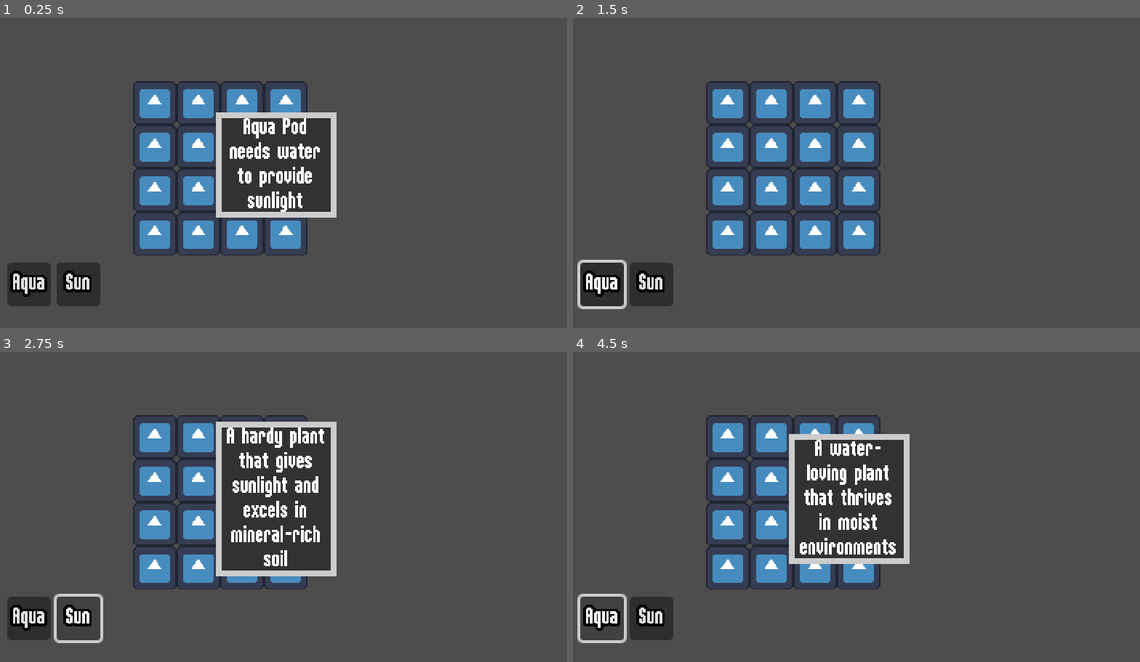
Above: before the commit, frames 1-4 (two rows, left to right).
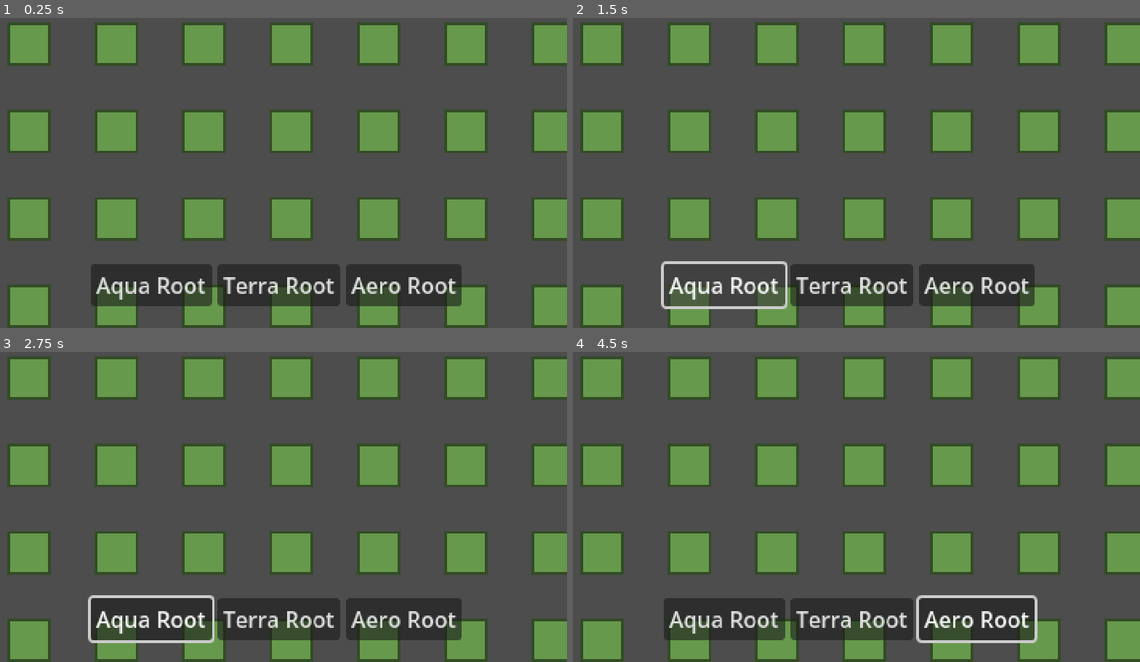
Above: after the commit, the same moments.

Repository: MatheusArCarvalho/another-symbiotic-gardener
Game: Godot game, scene res://scenes/main/main.tscn
Two runs of this game, one before a commit and one after it. Both use one fixed random seed, a clock stepped at 60 frames per second and the inputs below. The engine's default icon, where the game draws it, is replaced by a stand-in: a white triangle on a blue panel in a dark square.
Inputs (mouse positions are in pixels of both pictures, inside the frame that each line leads up to):
- Up to frame 1 (0.25 s): no input
- Up to frame 2 (1.5 s): click (601, 284) at 0.5 s, where only the run before the commit has a clickable "Aqua"; click (726, 284) at 1.25 s, where only the run after the commit has a clickable "Aqua Root"
- Up to frame 3 (2.75 s): click (79, 618) at 2 s, where only the run before the commit has a clickable "Sun"
- Up to frame 4 (4.5 s): click (850, 618) at 2.75 s, where only the run after the commit has a clickable "Terra Root"; click (975, 618) at 3.5 s, where only the run after the commit has a clickable "Aero Root"; click (601, 618) at 4.25 s, where only the run before the commit has a clickable "Aqua"

The runs differ from the first frame. In frame 1, 48% of the frame differs, in the area x 1-100%, y 1-100%; in frame 2, 43%; in frame 3, 49%; in frame 4, 48%.
Error after the commit: Trying to assign value of type 'Button' to a variable of type 'plant_button.gd'. (res://scripts/ui/ui.gd:15)

Commit message:
Refactor scene and script paths, update grid dimensions, and enhance UI elements

Diff:
--- a/project.godot
+++ b/project.godot
@@ -17,7 +17,7 @@
 
 [autoload]
 
-GameManager="*res://scenes/autoloads/game_manager.tscn"
+GameManager="*res://scripts/autoloads/game_manager.gd"
 Loader="*res://scripts/autoloads/loader.gd"
 
 [display]
--- a/scenes/grid/grid.tscn
+++ b/scenes/grid/grid.tscn
@@ -1,9 +1,11 @@
 [gd_scene load_steps=3 format=3 uid="uid://bqjr62grxrr53"]
 
 [ext_resource type="Script" uid="uid://b3wq2wc1b7tlw" path="res://scenes/grid/grid.gd" id="1_x0e5n"]
-[ext_resource type="PackedScene" uid="uid://bawsqcrrnlxlg" path="res://scenes/grid/tile/tile.tscn" id="2_yuyu4"]
+[ext_resource type="PackedScene" uid="uid://c8yxqv4mn7rqn" path="res://scenes/grid/tiles/tile.tscn" id="2_yuyu4"]
 
 [node name="Grid" type="Node2D"]
 script = ExtResource("1_x0e5n")
 tile_scene = ExtResource("2_yuyu4")
-tile_size = 32
+grid_width = 10
+grid_height = 10
+tile_size = 64
--- a/scenes/grid/tile/tile.tscn
+++ /dev/null
@@ -1,19 +0,0 @@
-[gd_scene load_steps=4 format=3 uid="uid://bawsqcrrnlxlg"]
-
-[ext_resource type="Script" uid="uid://byoen5jn4asxj" path="res://scripts/grid/tiles/tile.gd" id="1_r47ly"]
-[ext_resource type="Texture2D" uid="uid://dtpot0hpumnfp" path="res://icon.svg" id="2_aekyo"]
-
-[sub_resource type="RectangleShape2D" id="RectangleShape2D_r47ly"]
-size = Vector2(32, 32)
-
-[node name="Tile" type="Area2D"]
-script = ExtResource("1_r47ly")
-
-[node name="Sprite2D" type="Sprite2D" parent="."]
-scale = Vector2(0.25, 0.25)
-texture = ExtResource("2_aekyo")
-
-[node name="CollisionShape2D" type="CollisionShape2D" parent="."]
-shape = SubResource("RectangleShape2D_r47ly")
-
-[node name="Node2D" type="Node2D" parent="."]
--- /dev/null
+++ b/scenes/grid/tiles/tile.tscn
@@ -0,0 +1,34 @@
+[gd_scene load_steps=4 format=3 uid="uid://c8yxqv4mn7rqn"]
+
+[ext_resource type="Script" uid="uid://byoen5jn4asxj" path="res://scripts/grid/tiles/tile.gd" id="1_tile_script"]
+
+[sub_resource type="StyleBoxFlat" id="StyleBoxFlat_kap3t"]
+bg_color = Color(0.4, 0.6, 0.29803923, 1)
+border_width_left = 2
+border_width_top = 2
+border_width_right = 2
+border_width_bottom = 2
+border_color = Color(0.2, 0.29803923, 0.14901961, 1)
+
+[sub_resource type="RectangleShape2D" id="RectangleShape2D_tile"]
+size = Vector2(32, 32)
+
+[node name="Tile" type="Area2D"]
+script = ExtResource("1_tile_script")
+
+[node name="Panel" type="Panel" parent="."]
+anchors_preset = 8
+anchor_left = 0.5
+anchor_top = 0.5
+anchor_right = 0.5
+anchor_bottom = 0.5
+offset_left = -16.0
+offset_top = -16.0
+offset_right = 16.0
+offset_bottom = 16.0
+grow_horizontal = 2
+grow_vertical = 2
+theme_override_styles/panel = SubResource("StyleBoxFlat_kap3t")
+
+[node name="CollisionShape2D" type="CollisionShape2D" parent="."]
+shape = SubResource("RectangleShape2D_tile")
--- a/scenes/main/main.tscn
+++ b/scenes/main/main.tscn
@@ -8,8 +8,6 @@
 script = ExtResource("1_hyk8p")
 
 [node name="Grid" parent="." instance=ExtResource("2_k2fmo")]
-position = Vector2(124, 75)
-grid_width = 4
-grid_height = 4
+position = Vector2(32, 32)
 
 [node name="UI" parent="." instance=ExtResource("3_l3cfh")]
--- /dev/null
+++ b/scenes/plants/aero_root.tscn
@@ -0,0 +1,22 @@
+[gd_scene load_steps=4 format=3 uid="uid://bp7k2m8q5nwfh"]
+
+[ext_resource type="Script" uid="uid://bmfqi37r3o347" path="res://scripts/plant/plant.gd" id="1_aero"]
+[ext_resource type="Texture2D" path="res://assets/plants/1 Icons/Icon34_25.png" id="2_aero"]
+
+[sub_resource type="CircleShape2D" id="CircleShape2D_aero"]
+radius = 16.0
+
+[node name="AeroRoot" type="Node2D"]
+script = ExtResource("1_aero")
+plant_name = "Aero Root"
+provides = Array[String](["sunlight", "shade"])
+needs = Array[String](["nutrients"])
+
+[node name="Sprite2D" type="Sprite2D" parent="."]
+modulate = Color(0.8, 0.9, 0.5, 1)
+texture = ExtResource("2_aero")
+
+[node name="Area2D" type="Area2D" parent="."]
+
+[node name="CollisionShape2D" type="CollisionShape2D" parent="Area2D"]
+shape = SubResource("CircleShape2D_aero")
--- /dev/null
+++ b/scenes/plants/aqua_root.tscn
@@ -0,0 +1,22 @@
+[gd_scene load_steps=4 format=3 uid="uid://c3vqy8m2dwfj1"]
+
+[ext_resource type="Script" uid="uid://bmfqi37r3o347" path="res://scripts/plant/plant.gd" id="1_aqua"]
+[ext_resource type="Texture2D" uid="uid://dpkwmlnhcxvyg" path="res://assets/plants/1 Icons/Icon34_01.png" id="2_aqua"]
+
+[sub_resource type="CircleShape2D" id="CircleShape2D_aqua"]
+radius = 16.0
+
+[node name="AquaRoot" type="Node2D"]
+script = ExtResource("1_aqua")
+plant_name = "Aqua Root"
+provides = Array[String](["water", "nutrients"])
+needs = Array[String](["sunlight"])
+
+[node name="Sprite2D" type="Sprite2D" parent="."]
+modulate = Color(0.4, 0.6, 0.9, 1)
+texture = ExtResource("2_aqua")
+
+[node name="Area2D" type="Area2D" parent="."]
+
+[node name="CollisionShape2D" type="CollisionShape2D" parent="Area2D"]
+shape = SubResource("CircleShape2D_aqua")
--- /dev/null
+++ b/scenes/plants/terra_root.tscn
@@ -0,0 +1,22 @@
+[gd_scene load_steps=4 format=3 uid="uid://dxh4nan3pwfk2"]
+
+[ext_resource type="Script" uid="uid://bmfqi37r3o347" path="res://scripts/plant/plant.gd" id="1_terra"]
+[ext_resource type="Texture2D" path="res://assets/plants/1 Icons/Icon34_15.png" id="2_terra"]
+
+[sub_resource type="CircleShape2D" id="CircleShape2D_terra"]
+radius = 16.0
+
+[node name="TerraRoot" type="Node2D"]
+script = ExtResource("1_terra")
+plant_name = "Terra Root"
+provides = Array[String](["nutrients", "shade"])
+needs = Array[String](["water"])
+
+[node name="Sprite2D" type="Sprite2D" parent="."]
+modulate = Color(0.6, 0.4, 0.2, 1)
+texture = ExtResource("2_terra")
+
+[node name="Area2D" type="Area2D" parent="."]
+
+[node name="CollisionShape2D" type="CollisionShape2D" parent="Area2D"]
+shape = SubResource("CircleShape2D_terra")
--- a/scenes/ui/ui.tscn
+++ b/scenes/ui/ui.tscn
@@ -1,9 +1,6 @@
-[gd_scene load_steps=5 format=3 uid="uid://d1t73t464sqhs"]
+[gd_scene load_steps=2 format=3 uid="uid://d1t73t464sqhs"]
 
 [ext_resource type="Script" uid="uid://ckajs5bgxsjc3" path="res://scripts/ui/ui.gd" id="1_u7n8c"]
-[ext_resource type="Theme" uid="uid://cif130y76a5av" path="res://resources/main_theme.tres" id="2_0dwhk"]
-[ext_resource type="PackedScene" uid="uid://dc37fmbtjd0nr" path="res://scenes/ui/plant_button.tscn" id="2_f5cxw"]
-[ext_resource type="PackedScene" uid="uid://cyik7821ymlbr" path="res://scenes/ui/tooltip_panel.tscn" id="3_g5kmx"]
 
 [node name="UI" type="CanvasLayer"]
 script = ExtResource("1_u7n8c")
@@ -14,7 +11,6 @@
 anchor_bottom = 1.0
 grow_horizontal = 2
 grow_vertical = 2
-theme = ExtResource("2_0dwhk")
 theme_override_constants/margin_left = 16
 theme_override_constants/margin_top = 16
 theme_override_constants/margin_right = 16
@@ -23,15 +19,19 @@
 [node name="PlantButtonsContainer" type="HBoxContainer" parent="MarginContainer"]
 layout_mode = 2
 size_flags_vertical = 8
+alignment = 1
 
-[node name="PlantButton" parent="MarginContainer/PlantButtonsContainer" instance=ExtResource("2_f5cxw")]
+[node name="AquaRoot" type="Button" parent="MarginContainer/PlantButtonsContainer"]
 layout_mode = 2
-plant_id = "aqua_pod"
+text = "Aqua Root"
 
-[node name="PlantButton2" parent="MarginContainer/PlantButtonsContainer" instance=ExtResource("2_f5cxw")]
+[node name="TerraRoot" type="Button" parent="MarginContainer/PlantButtonsContainer"]
 layout_mode = 2
-text = "Sun"
-plant_id = "sun_petal"
+text = "Terra Root"
+
+[node name="AeroRoot" type="Button" parent="MarginContainer/PlantButtonsContainer"]
+layout_mode = 2
+text = "Aero Root"
 
 [node name="WinScreen" type="PanelContainer" parent="."]
 visible = false
@@ -40,34 +40,47 @@
 anchor_top = 0.5
 anchor_right = 0.5
 anchor_bottom = 0.5
-offset_left = -79.5
-offset_top = -50.0
-offset_right = 79.5
-offset_bottom = 50.0
+offset_left = -150.0
+offset_top = -75.0
+offset_right = 150.0
+offset_bottom = 75.0
 grow_horizontal = 2
 grow_vertical = 2
-theme = ExtResource("2_0dwhk")
 
 [node name="MarginContainer" type="MarginContainer" parent="WinScreen"]
 layout_mode = 2
-theme_override_constants/margin_left = 8
-theme_override_constants/margin_top = 8
-theme_override_constants/margin_right = 8
-theme_override_constants/margin_bottom = 8
+theme_override_constants/margin_left = 16
+theme_override_constants/margin_top = 16
+theme_override_constants/margin_right = 16
+theme_override_constants/margin_bottom = 16
 
 [node name="VBoxContainer" type="VBoxContainer" parent="WinScreen/MarginContainer"]
 layout_mode = 2
+theme_override_constants/separation = 12
 
 [node name="Label" type="Label" parent="WinScreen/MarginContainer/VBoxContainer"]
 layout_mode = 2
 size_flags_vertical = 6
-text = "All Plants Thriving!"
+text = "🌱 All Plants Thriving! 🌱"
+horizontal_alignment = 1
 
-[node name="Button" type="Button" parent="WinScreen/MarginContainer/VBoxContainer"]
+[node name="RestartButton" type="Button" parent="WinScreen/MarginContainer/VBoxContainer"]
 layout_mode = 2
 text = "Restart"
 
-[node name="TooltipPanel" parent="." instance=ExtResource("3_g5kmx")]
-offset_left = -20.0
-offset_right = 20.0
-theme = ExtResource("2_0dwhk")
+[node name="TooltipLabel" type="Label" parent="."]
+visible = false
+anchors_preset = 7
+anchor_left = 0.5
+anchor_top = 1.0
+anchor_right = 0.5
+anchor_bottom = 1.0
+offset_left = -150.0
+offset_top = -80.0
+offset_right = 150.0
+offset_bottom = -40.0
+grow_horizontal = 2
+grow_vertical = 0
+text = "Tooltip text here"
+horizontal_alignment = 1
+vertical_alignment = 1
--- a/scripts/ui/ui.gd
+++ b/scripts/ui/ui.gd
@@ -33,7 +33,7 @@
 func _setup_tooltips():
 	var tooltip_data = {
 		"aqua_pod": "A water-loving plant that thrives in moist environments",
-        "sun_petal": "A hardy plant that gives sunlight and excels in mineral-rich soil"
+		"sun_petal": "A hardy plant that gives sunlight and excels in mineral-rich soil"
 	}
 
 	for plant_button:PlantButton in plant_buttons_container.get_children():
